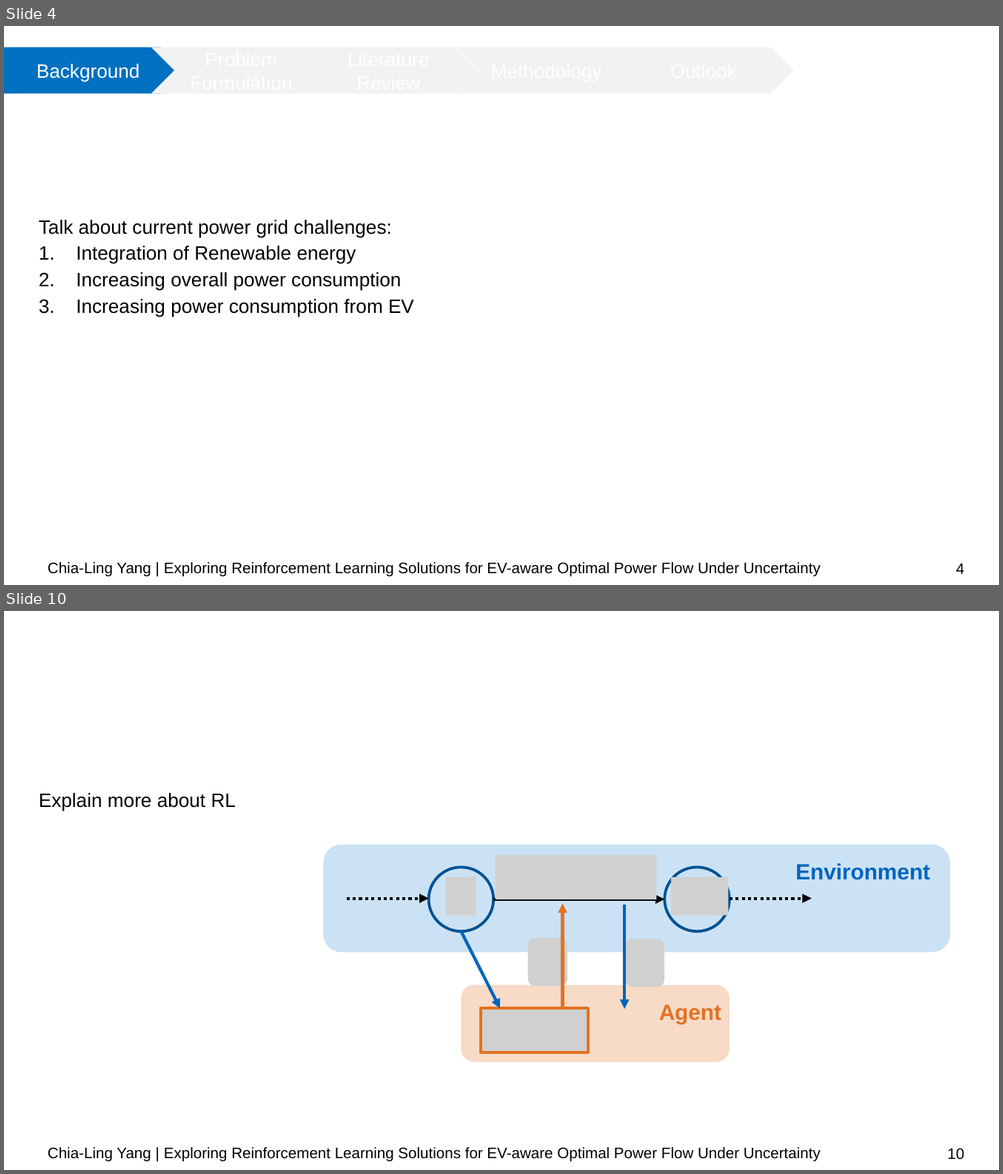
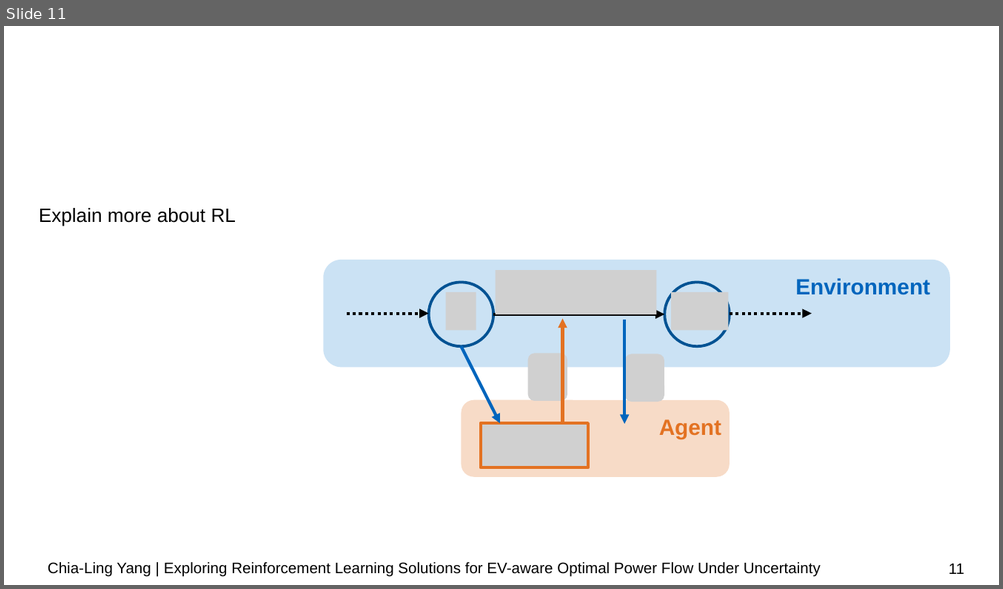
Before and after one commit to chialingyang7718/RL_OPF_EVaware, a slide deck: Mid-term Presentation.pptx. Shown one above the other, each under a label of ours: slides 4 and 10 before the commit, slide 11 after it; the slides between them are not shown. The pictures are 1003x1174 and 1003x589 pixels, drawn with LibreOffice and Linux fonts; fonts in the diff are those of the drawing; grey boxes stand for pictures; background and template pictures are left out. Boxes give left, top, right and bottom in pixels: in the first picture for what was removed or moved away, otherwise in the second. Text is boxed around its words. In the diff, an @@ line names an element or a change of style, - is before the commit and + after.

```diff
--- a/Mid-term Presentation.pptx
+++ b/Mid-term Presentation.pptx
@@ slide 4 removed at [4, 26, 999, 585], background #FFFFFF @@
@@ pentagon arrow removed at [4, 47, 184, 93] @@
-Background
@@ chevron removed at [151, 47, 331, 93] @@
-Problem Formulation
@@ chevron removed at [299, 47, 478, 93] @@
-Literature Review
@@ chevron removed at [457, 47, 637, 93] @@
-Methodology
@@ chevron removed at [614, 47, 794, 93] @@
-Outlook
@@ text removed at [39, 220, 414, 318] @@
-Talk about current power grid challenges:
-1. Integration of Renewable energy
-2. Increasing overall power consumption
-3. Increasing power consumption from EV
@@ text removed at [48, 562, 820, 577] @@
-Chia-Ling Yang | Exploring Reinforcement Learning Solutions for EV-aware Optimal Power Flow Under Uncertainty
@@ page number removed at [956, 564, 964, 574] @@
-4
@@ what was slide 10 is now slide 11 @@
@@ page number at [948, 564, 964, 574]: text changed @@
-10
+11
```
Also in this commit, not shown: 6 slides changed, 1 slide added, 1 other slide removed, 2 other files.
